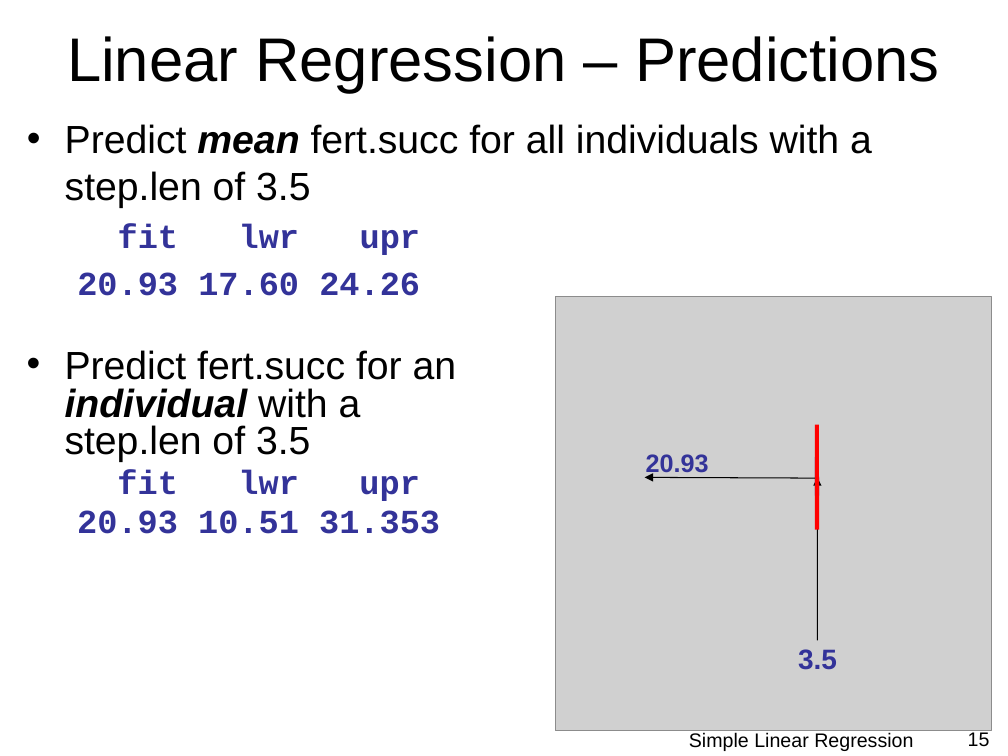
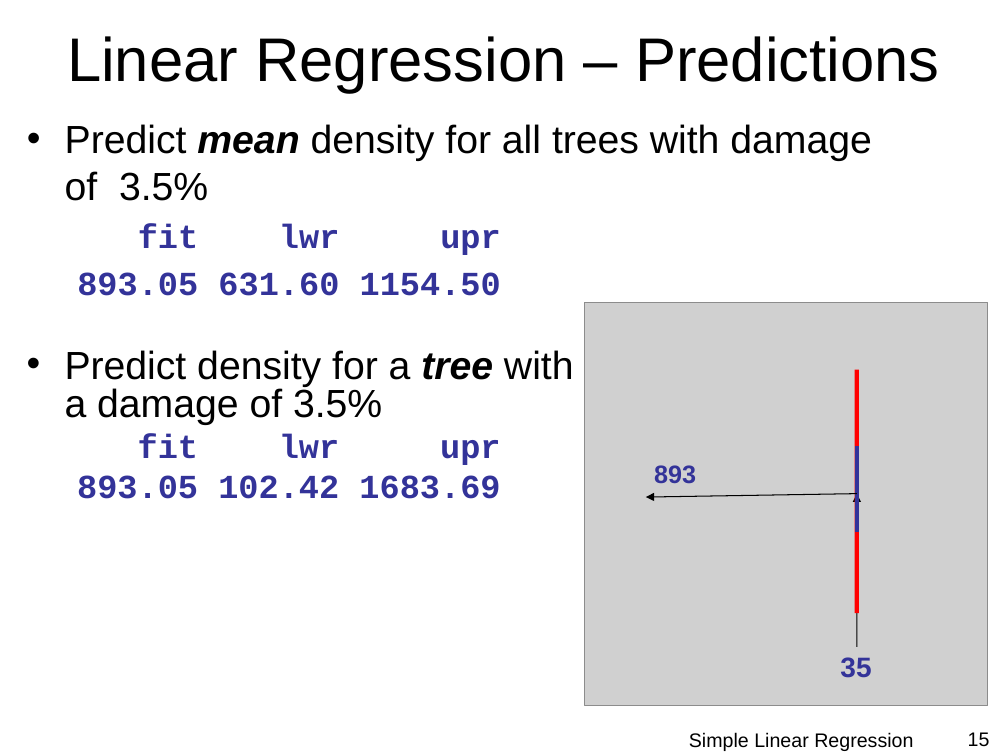
Before and after one commit to droglenc/NCMTH207, a slide deck: slide 15 of modules/SLRegression/PPT.pptx. Drawn at 1008x756 pixels with LibreOffice and Linux fonts; fonts in the diff are those of the drawing; grey boxes stand for pictures; background and template pictures are left out. Boxes give left, top, right and bottom in pixels: in the first picture for what was removed or moved away, otherwise in the second. Text is boxed around its words. In the diff, an @@ line names an element or a change of style, - is before the commit and + after.

Commit message:
Changed SLR HO and Slides

```diff
--- a/modules/SLRegression/PPT.pptx
+++ b/modules/SLRegression/PPT.pptx
@@ text at [65, 124, 872, 201]: text changed @@
-• Predict mean fert.succ for all individuals with a step.len of 3.5
+• Predict mean density for all trees with damage of 3.5%
@@ text at [77, 272, 501, 296]: text changed @@
-  20.93 17.60 24.26
+  893.05 631.60 1154.50
@@ picture: place and size @@
-picture at [555, 296, 992, 731]
+picture at [585, 302, 988, 706]
@@ text at [65, 350, 574, 425]: text changed @@
-• Predict fert.succ for an individual with a step.len of 3.5
+• Predict density for a tree with a damage of 3.5%
@@ line moved from (816, 424) - (816, 529) to (857, 370) - (857, 613) @@
@@ text at [138, 433, 501, 465]: line spacing 0.8 to 1; less space between paragraphs @@
@@ line moved from (816, 457) - (816, 496) to (857, 447) - (857, 532) @@
@@ text at [77, 475, 500, 499]: text changed @@
-  20.93 10.51 31.353
+  893.05 102.42 1683.69
@@ text at [654, 465, 696, 484]: text changed @@
-20.93
+893
@@ arrow moved from (814, 478) - (645, 478) to (857, 494) - (646, 497) @@
@@ arrow moved from (817, 640) - (817, 478) to (857, 647) - (857, 494) @@
@@ text at [840, 657, 871, 678]: text changed @@
-3.5
+35
```
Also in this commit, not shown: 9 other slides changed, 17 other files.
